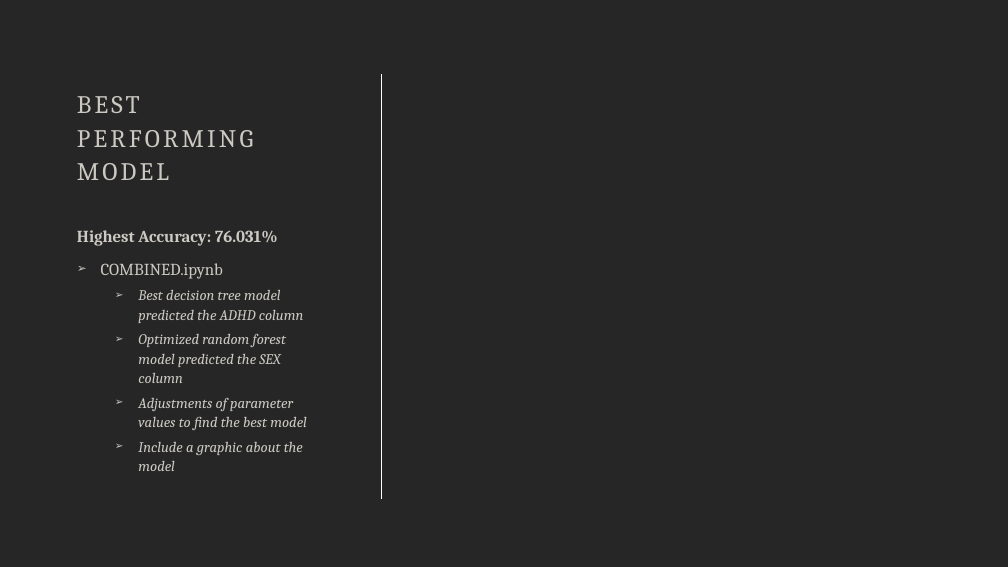
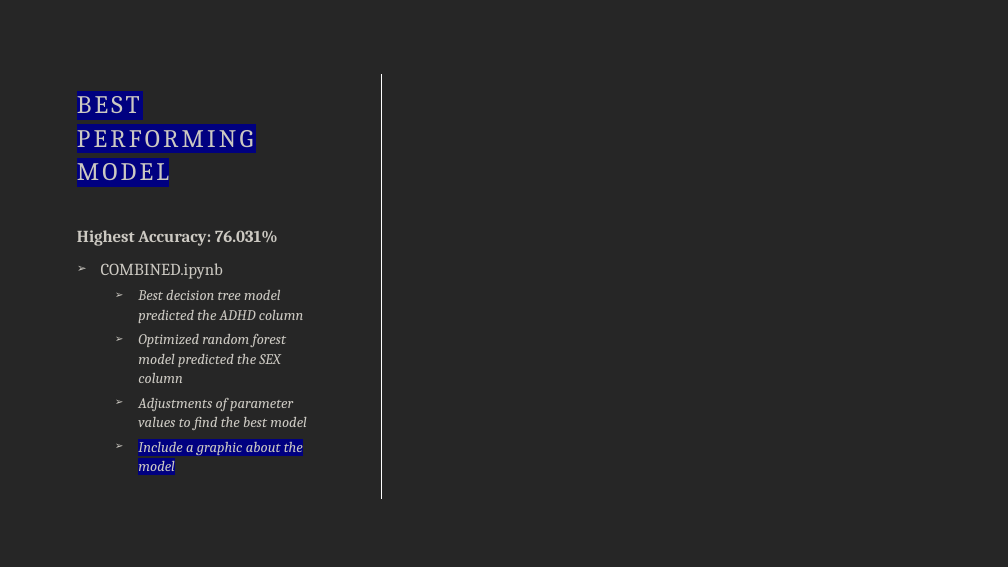
Before and after one commit to WiDS-Datathon-2025-UCLA-Team-2/UCLA_WiDS_Team-2, a slide deck: slide 6 of Final_Results/UCLA_WiDS_Team_2_Results.pptx. Drawn at 1008x567 pixels with LibreOffice and Linux fonts; fonts in the diff are those of the drawing. Boxes give left, top, right and bottom in pixels: in the first picture for what was removed or moved away, otherwise in the second. Text is boxed around its words. In the diff, an @@ line names an element or a change of style, - is before the commit and + after.

```diff
--- a/Final_Results/UCLA_WiDS_Team_2_Results.pptx
+++ b/Final_Results/UCLA_WiDS_Team_2_Results.pptx
@@ title "BEST PERFORMING MODEL" at box(77, 90, 253, 180): highlight none to #000080 @@
@@ text at box(138, 438, 303, 471): highlight none to #000080 in "Include a graphic about the model" @@
```
Also in this commit, not shown: 3 other slides changed.
